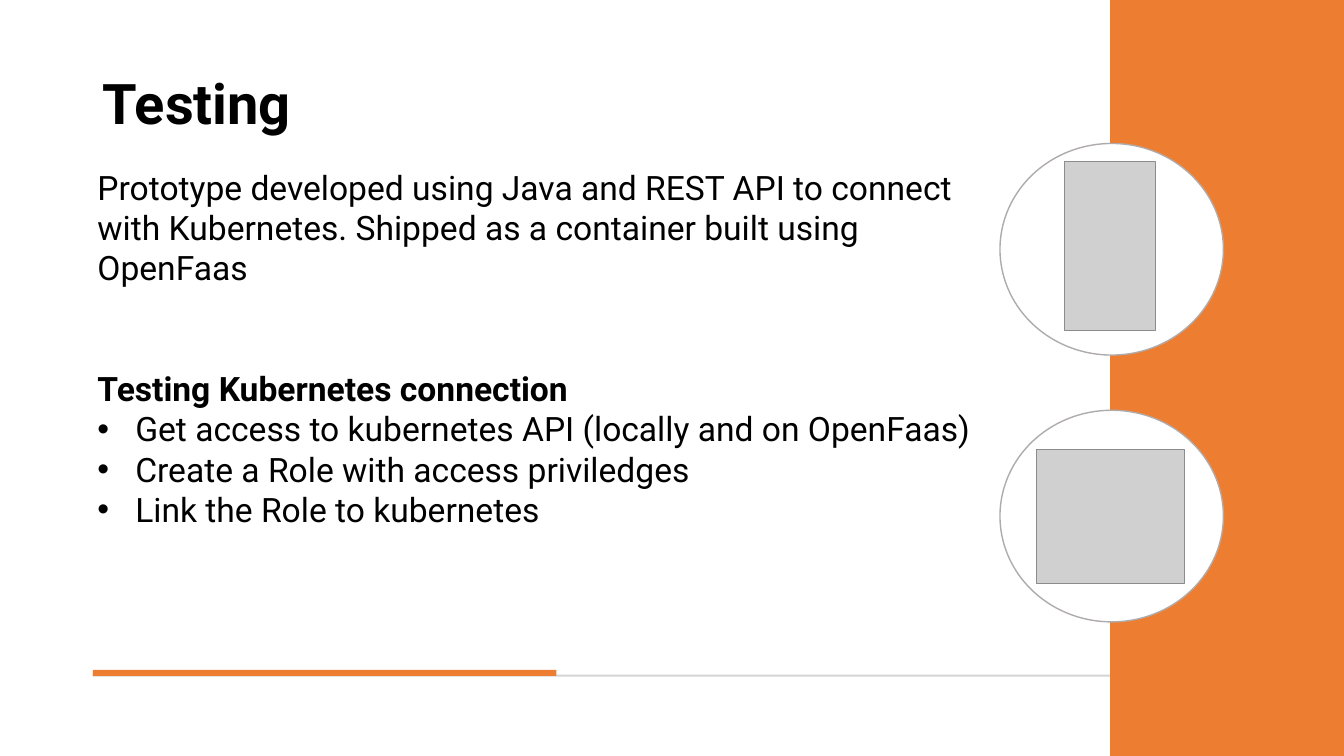
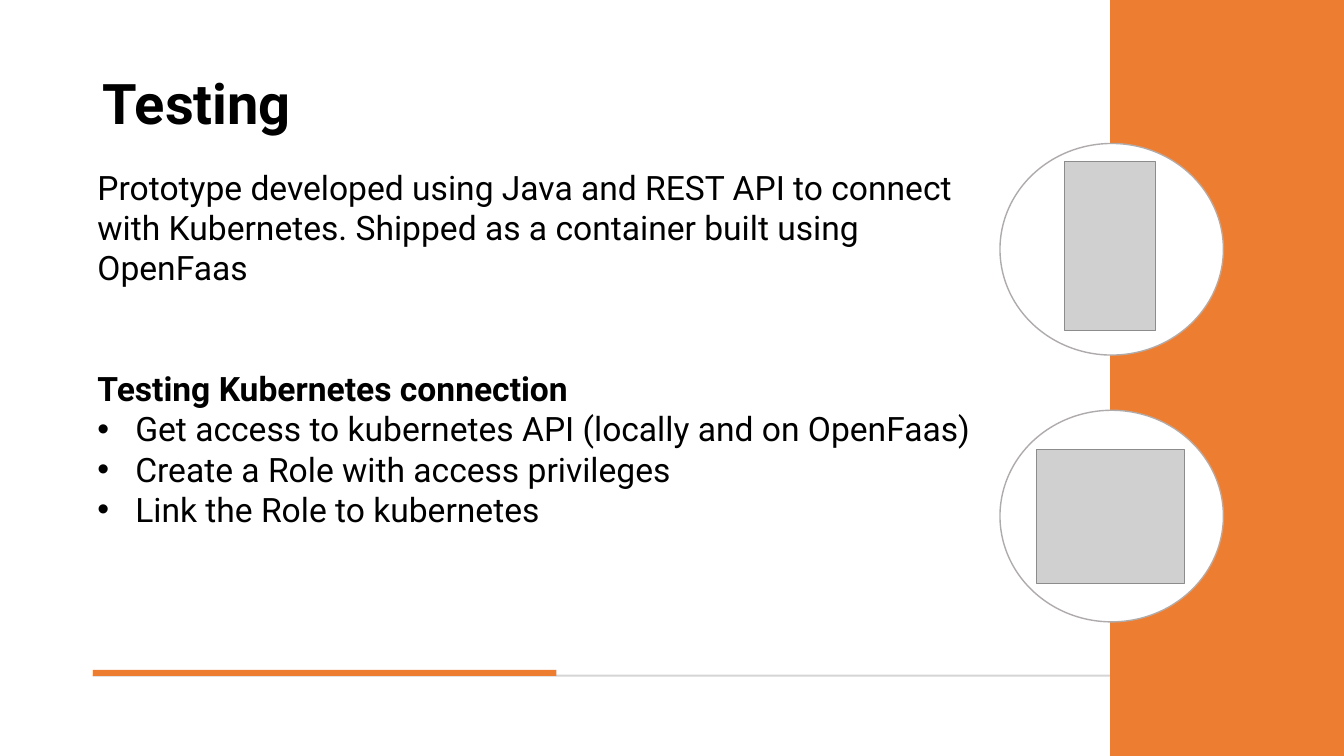
Before and after one commit to OscarPindaro/partition, a slide deck: slide 17 of PAPS.pptx (slide 16 before the commit). Drawn at 1344x756 pixels with LibreOffice and Linux fonts; fonts in the diff are those of the drawing; grey boxes stand for pictures. Boxes give left, top, right and bottom in pixels: in the first picture for what was removed or moved away, otherwise in the second. Text is boxed around its words. In the diff, an @@ line names an element or a change of style, - is before the commit and + after.

```diff
--- a/PAPS.pptx
+++ b/PAPS.pptx
@@ text at bbox=[135, 456, 671, 489]: text changed @@
-• Create a Role with access priviledges
+• Create a Role with access privileges
```
Also in this commit, not shown: 5 other slides changed, 1 slide added, 1 other file.
